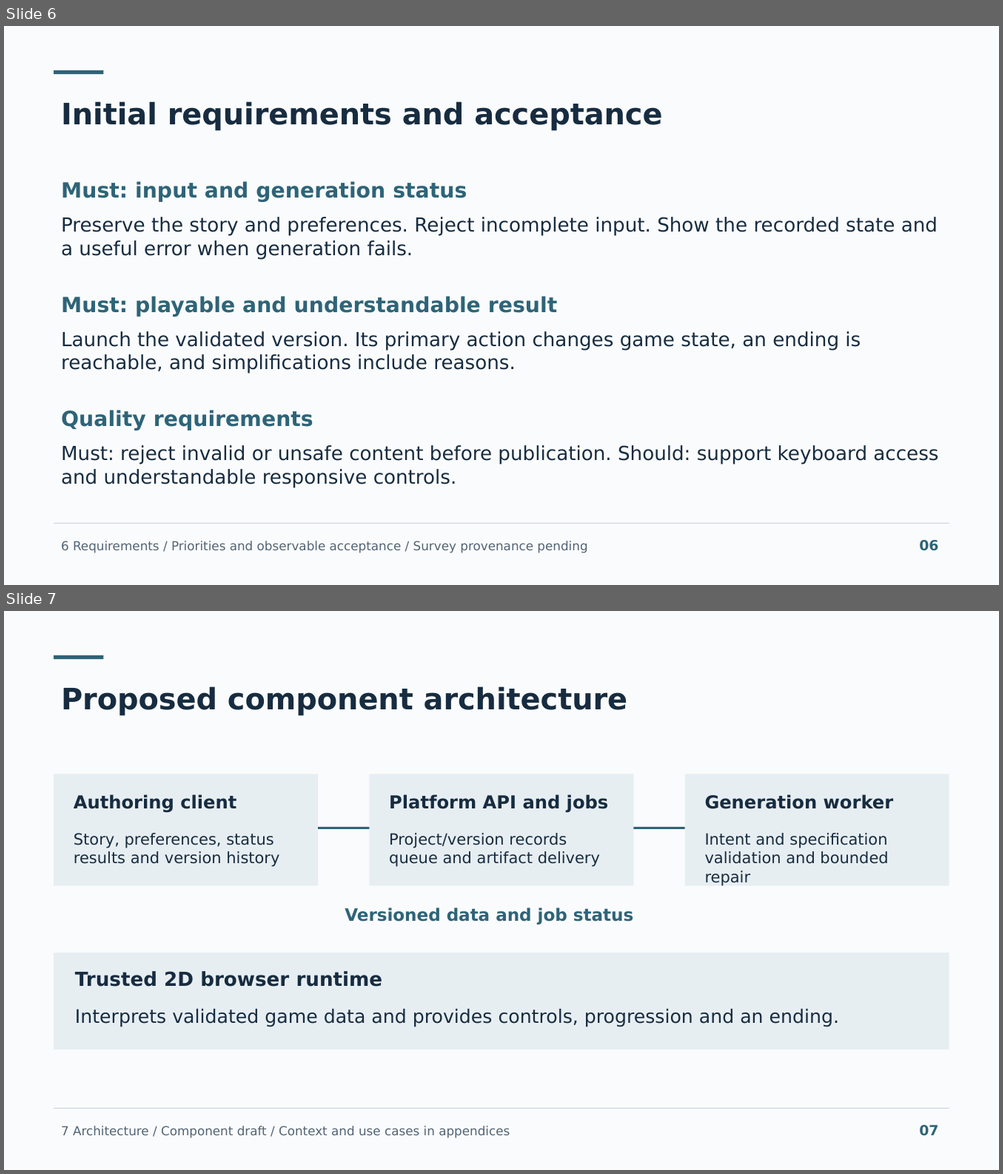
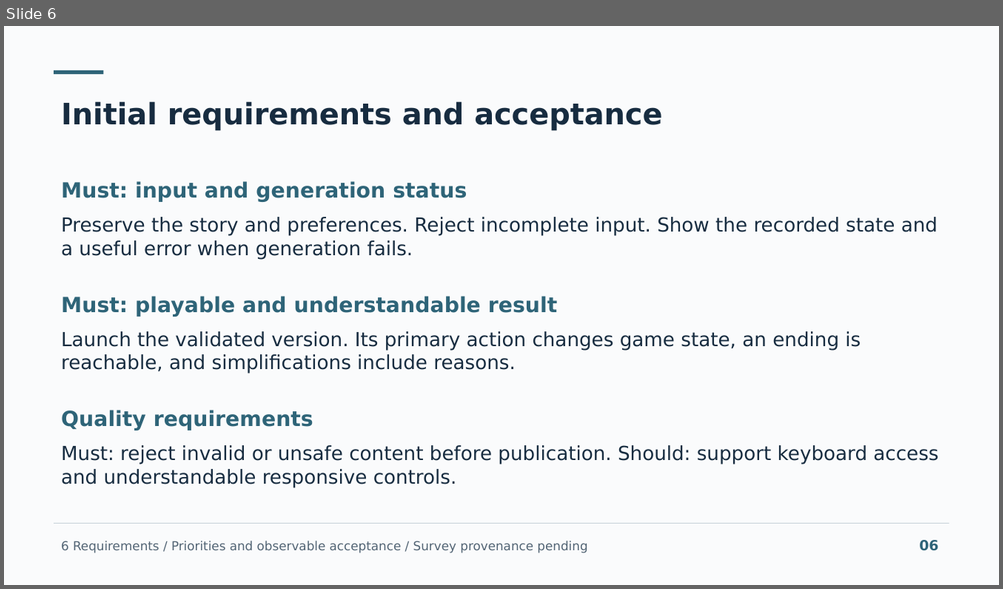
Before and after one commit to lastnurik/diploma, a slide deck: submission/diploma-final-presentation.pptx. Shown one above the other, each under a label of ours: slides 6 and 7 before the commit, slide 6 after it. The pictures are 1003x1174 and 1003x589 pixels, drawn with LibreOffice and Linux fonts; fonts in the diff are those of the drawing. Boxes give left, top, right and bottom in pixels: in the first picture for what was removed or moved away, otherwise in the second. Text is boxed around its words. In the diff, an @@ line names an element or a change of style, - is before the commit and + after.

```diff
--- a/submission/diploma-final-presentation.pptx
+++ b/submission/diploma-final-presentation.pptx
@@ slide 7 removed at <box>4,611,999,1170</box>, background #FAFBFC @@
@@ rectangle removed at <box>54,655,104,659</box> @@
@@ text removed at <box>61,686,628,715</box> @@
-Proposed component architecture
@@ rectangle removed at <box>54,775,318,886</box> @@
@@ rectangle removed at <box>370,775,634,886</box> @@
@@ rectangle removed at <box>685,775,948,886</box> @@
@@ text removed at <box>74,795,236,813</box> @@
-Authoring client
@@ text removed at <box>389,795,609,813</box> @@
-Platform API and jobs
@@ text removed at <box>705,795,893,809</box> @@
-Generation worker
@@ rectangle removed at <box>318,827,370,829</box> @@
@@ rectangle removed at <box>634,827,686,829</box> @@
@@ text removed at <box>74,833,279,867</box> @@
-Story, preferences, status
-results and version history
@@ text removed at <box>389,833,600,867</box> @@
-Project/version records
-queue and artifact delivery
@@ text removed at <box>705,833,888,886</box> @@
-Intent and specification
-validation and bounded repair
@@ text removed at <box>344,908,633,925</box> @@
-Versioned data and job status
@@ rectangle removed at <box>54,953,949,1050</box> @@
@@ text removed at <box>75,971,383,987</box> @@
-Trusted 2D browser runtime
@@ text removed at <box>75,1009,839,1028</box> @@
-Interprets validated game data and provides controls, progression and an ending.
@@ rectangle removed at <box>54,1109,949,1110</box> @@
@@ text removed at <box>61,1126,509,1139</box> @@
-7 Architecture / Component draft / Context and use cases in appendices
@@ text removed at <box>919,1125,938,1136</box> @@
-07
```
Also in this commit, not shown: 7 slides changed, 2 slides added, 1 other slide removed, 14 other files.
